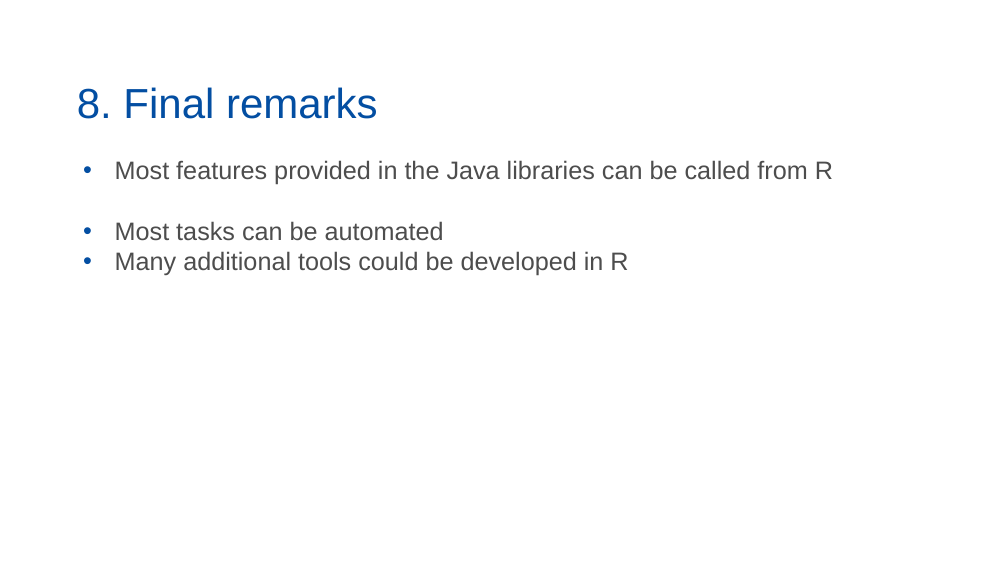
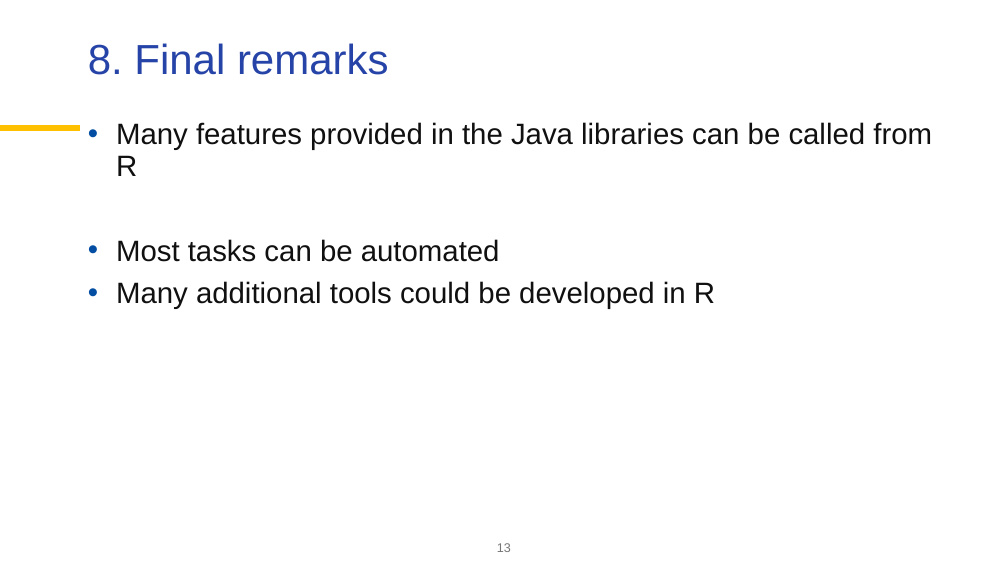
Before and after one commit to palatej/ESTP2026, a slide deck: slide 13 of 1.3 JD+ and R.pptx. Drawn at 1008x567 pixels with LibreOffice and Linux fonts; fonts in the diff are those of the drawing; background and template pictures are left out. Boxes give left, top, right and bottom in pixels: in the first picture for what was removed or moved away, otherwise in the second. Text is boxed around its words. In the diff, an @@ line names an element or a change of style, - is before the commit and + after.

```diff
--- a/1.3 JD+ and R.pptx
+++ b/1.3 JD+ and R.pptx
@@ title "8. Final remarks": place and size @@
-title "8. Final remarks" at bbox=[77, 87, 378, 119]
+title "8. Final remarks" at bbox=[88, 43, 389, 75]
@@ title "8. Final remarks" at bbox=[88, 43, 389, 75]: text colour #034EA2 to #2644A7; vertical alignment bottom to top @@
@@ text "Many features provided in the ...": place and size @@
-text "Many features provided in the ..." at bbox=[115, 160, 833, 276]
+text "Many features provided in the ..." at bbox=[116, 122, 932, 309]
@@ line added from (0, 129) to (80, 129), #FFC000 6 pt @@
@@ text at bbox=[116, 122, 932, 176]: text changed; size 24 to 28 pt; text colour #4D4D4D to #101010 @@
-• Most features provided in the Java libraries can be called from R
+• Many features provided in the Java libraries can be called from R
@@ text at bbox=[116, 239, 715, 309]: size 24 to 28 pt, text colour #4D4D4D to #101010 in "Most tasks can be automated", "Many additional tools could be developed in ..."; indent changed; line spacing 1 to 0.9; more space between paragraphs @@
@@ page number added at bbox=[497, 543, 511, 552], 12 pt, text #767676 @@
+13
```
Also in this commit, not shown: 11 other slides changed, 1 slide added, 1 slide removed, 31 other files.
